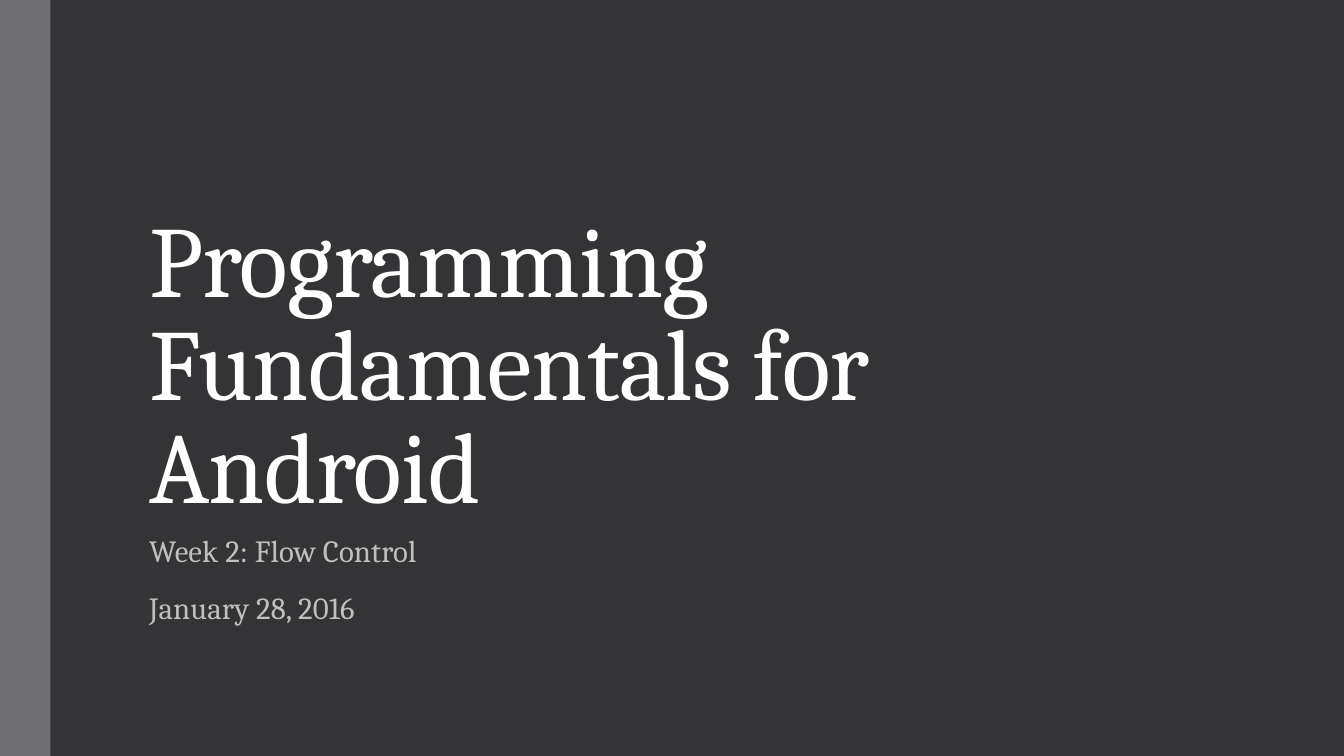
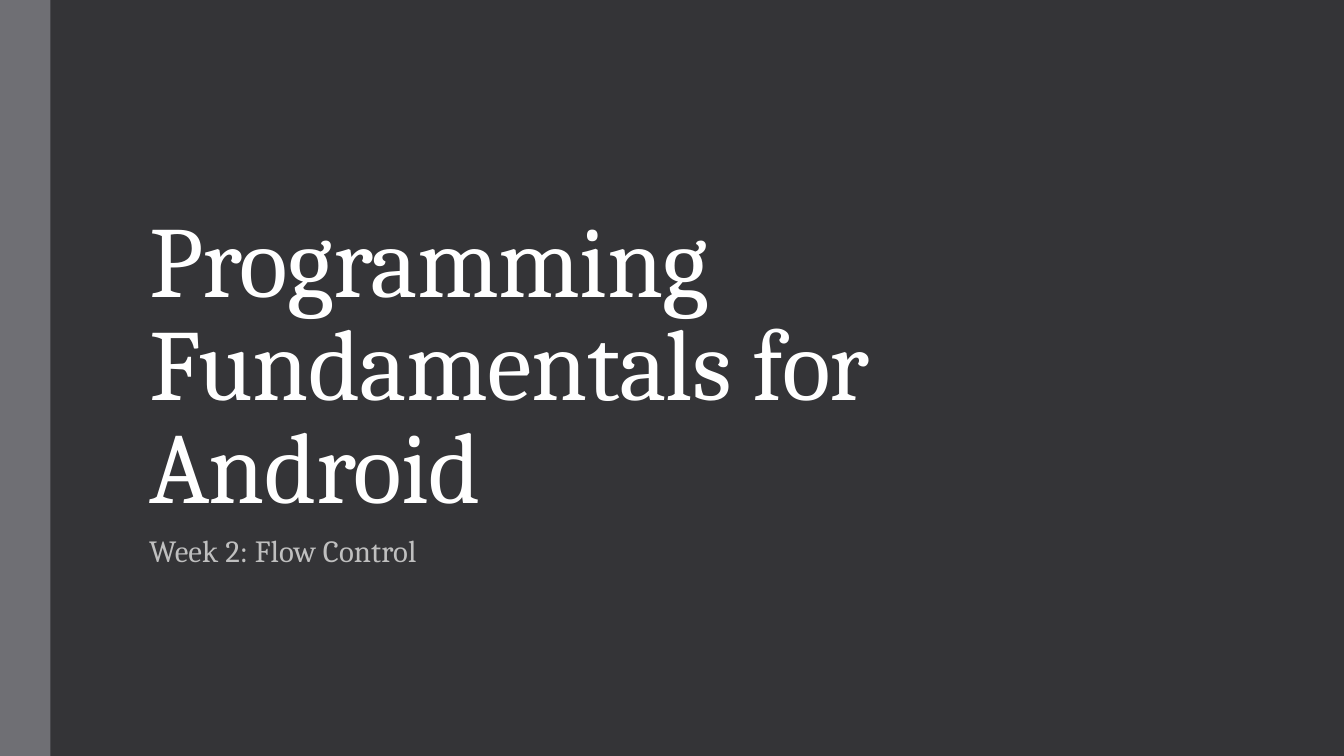
Before and after one commit to zarthur/CSCC-Fundamentals-Android-Notes, a slide deck: slide 1 of week_02/week_02.pptx. Drawn at 1344x756 pixels with LibreOffice and Linux fonts; fonts in the diff are those of the drawing. Boxes give left, top, right and bottom in pixels: in the first picture for what was removed or moved away, otherwise in the second. Text is boxed around its words. In the diff, an @@ line names an element or a change of style, - is before the commit and + after.

```diff
--- a/week_02/week_02.pptx
+++ b/week_02/week_02.pptx
@@ subtitle at (149,598,354,626): paragraph removed @@
-January 28, 2016
```
Also in this commit, not shown: 1 other file.
